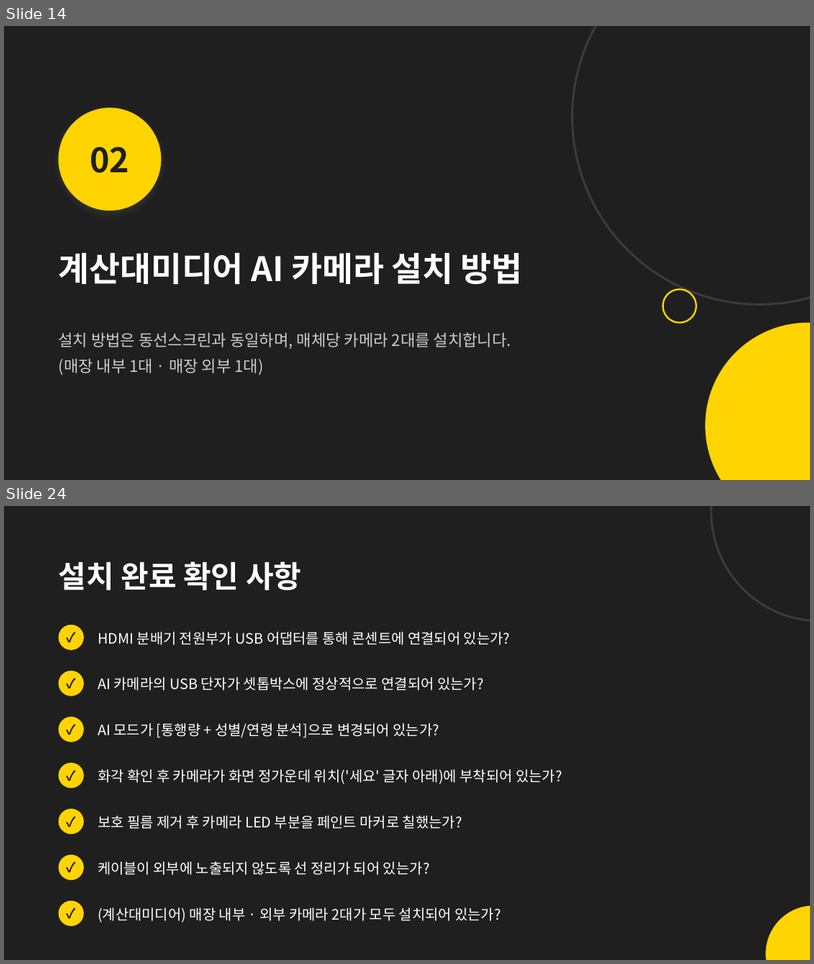
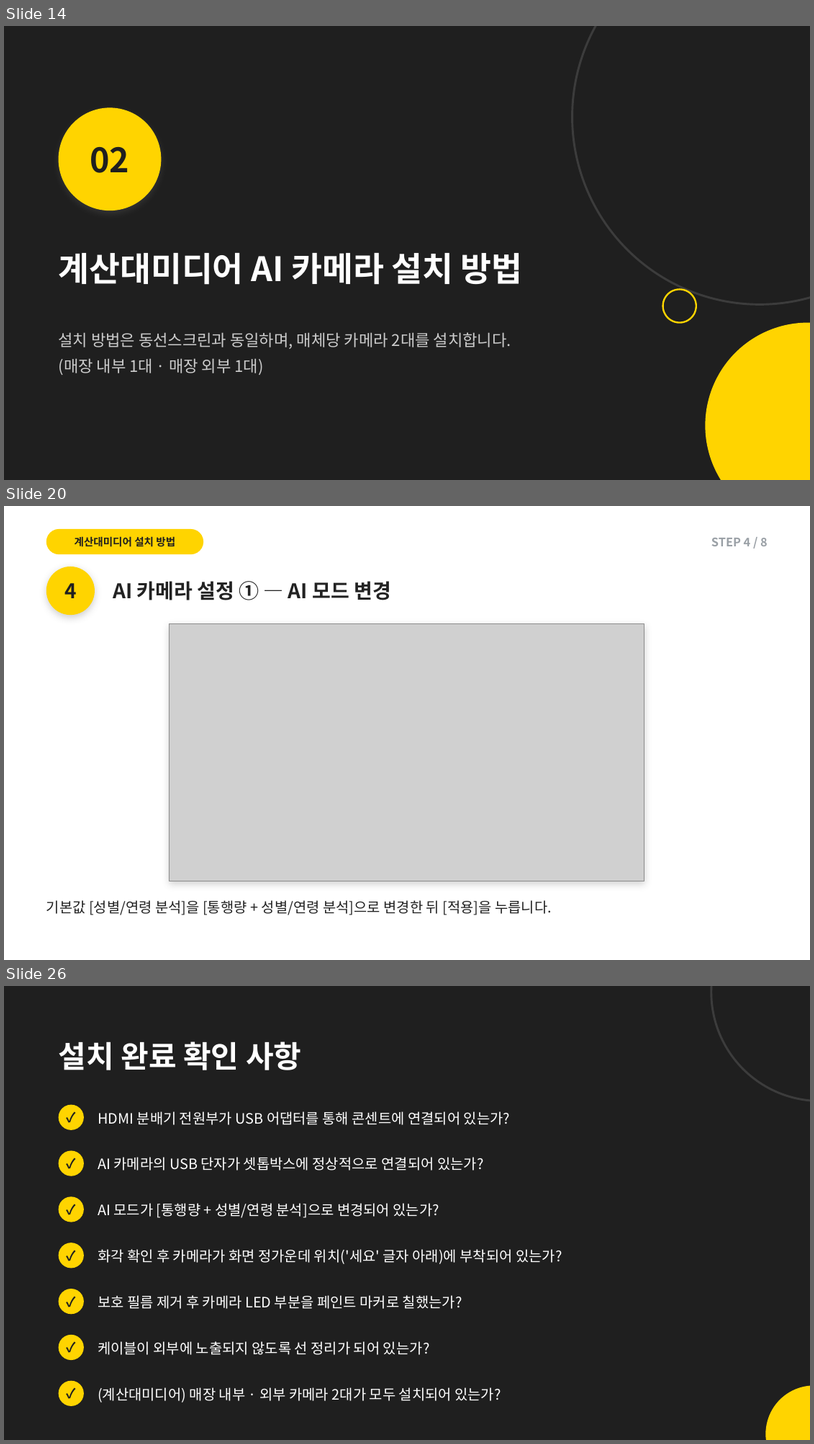
Before and after one commit to alsdn2947/ars, a slide deck: 이마트_AI카메라_설치매뉴얼.pptx. Shown one above the other, each under a label of ours: slides 14 and 24 before the commit, slides 14, 20 and 26 after it; the slides between them are not shown. The pictures are 814x964 and 814x1444 pixels, drawn with LibreOffice and Linux fonts; fonts in the diff are those of the drawing; grey boxes stand for pictures. Boxes give left, top, right and bottom in pixels: in the first picture for what was removed or moved away, otherwise in the second. Text is boxed around its words. In the diff, an @@ line names an element or a change of style, - is before the commit and + after.

```diff
--- a/이마트_AI카메라_설치매뉴얼.pptx
+++ b/이마트_AI카메라_설치매뉴얼.pptx
@@ slide 20 added at box(4, 506, 810, 960), background #FFFFFF @@
@@ rounded rectangle added at box(46, 529, 203, 554), fill #FFD400 @@
@@ text added at box(75, 536, 175, 547), 12.5 pt, text #1F1F1F, bold @@
+계산대미디어 설치 방법
@@ text added at box(712, 538, 768, 546), 14 pt, text #9AA0A6, bold @@
+STEP 4 / 8
@@ ellipse added at box(46, 566, 95, 615), fill #FFD400 @@
@@ text added at box(64, 583, 77, 598), 24 pt, text #1F1F1F, bold @@
+4
@@ text added at box(113, 581, 391, 600), 24 pt, text #222222, bold @@
+AI 카메라 설정 ① — AI 모드 변경
@@ rectangle added at box(170, 624, 646, 881), fill #FFFFFF @@
@@ picture added at box(170, 624, 646, 881) @@
@@ text added at box(46, 900, 552, 915), 17 pt, text #222222 @@
+기본값 [성별/연령 분석]을 [통행량 + 성별/연령 분석]으로 변경한 뒤 [적용]을 누릅니다.
@@ what was slide 24 is now slide 26 @@
```
Also in this commit, not shown: 3 slides changed, 7 other slides added, 6 slides removed.
